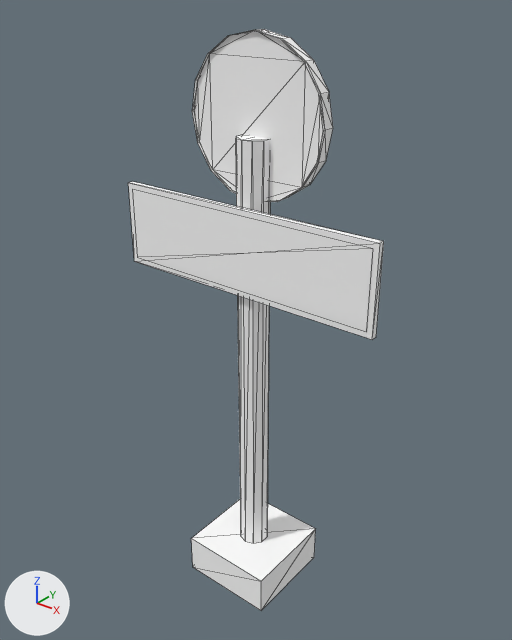
The glTF model games/yorimichi/assets/belmonte/meshes/SM_BM_BHip_FinishPost.glb: old version first, new version second.
Before and after are seen from a 50 mm camera at (2.72, -3.37, 4.28) aimed at (-0.03, 0.06, 2.14). Arrows for +X, +Y and +Z are at lower left; the lights stay in place. The first picture is the older version. Mesh edges are drawn as thin lines. Vertices at exactly the same position are counted once.

Objects in the first picture: 'SM_BM_BHip_FinishPost'.
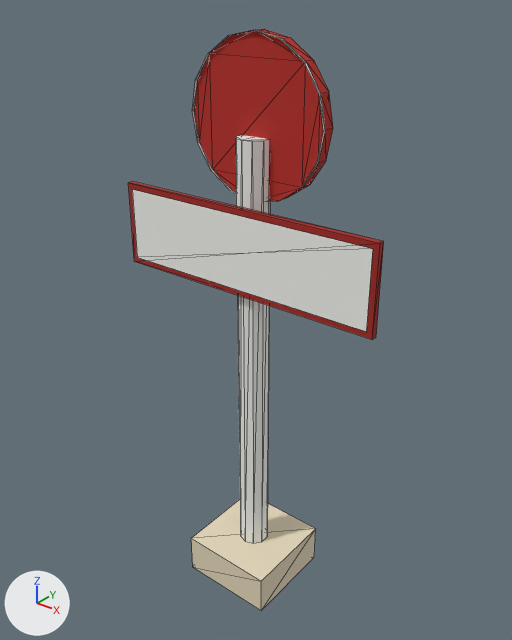
The change, as a list of edits to the scene's bpy script:
```text
Change me_sm_bhip_finishpost:
    where me_sm_bhip_finishpost.from_pydata(...)  # 112 vertices, 190 faces; spans x -0.99..0.99, y -0.35..0.35, z 0.0..4.0
    used by ob_sm_bm_bhip_finishpost; location = (0.0, 0.0, 0.0)
    me_sm_bhip_finishpost part 1: 118 faces centred in x -0.49..0.49, y -0.35..0.35, z 0.0..3.99 are repainted in the vertex colours; the middle colour goes from white #ffffff to white #f2f2ed
    me_sm_bhip_finishpost part 2: 72 faces centred in x -0.99..0.99, y -0.15..0.1, z 2.41..3.99 are repainted in the vertex colours; the middle colour goes from white #ffffff to red #b82921
```

What differs and where, as boxes (x1, y1, x2, y2) in the pictures (512 x 640 px):
part 1 of me_sm_bhip_finishpost, recoloured: (132, 30, 373, 610) in both
part 2 of me_sm_bhip_finishpost, recoloured (white to red): (128, 29, 384, 340) in both
